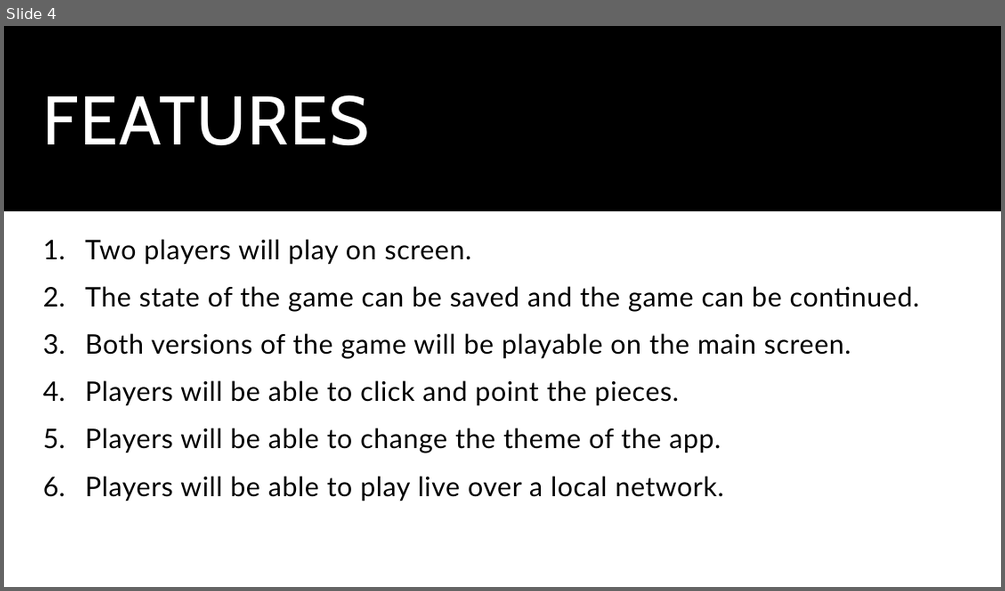
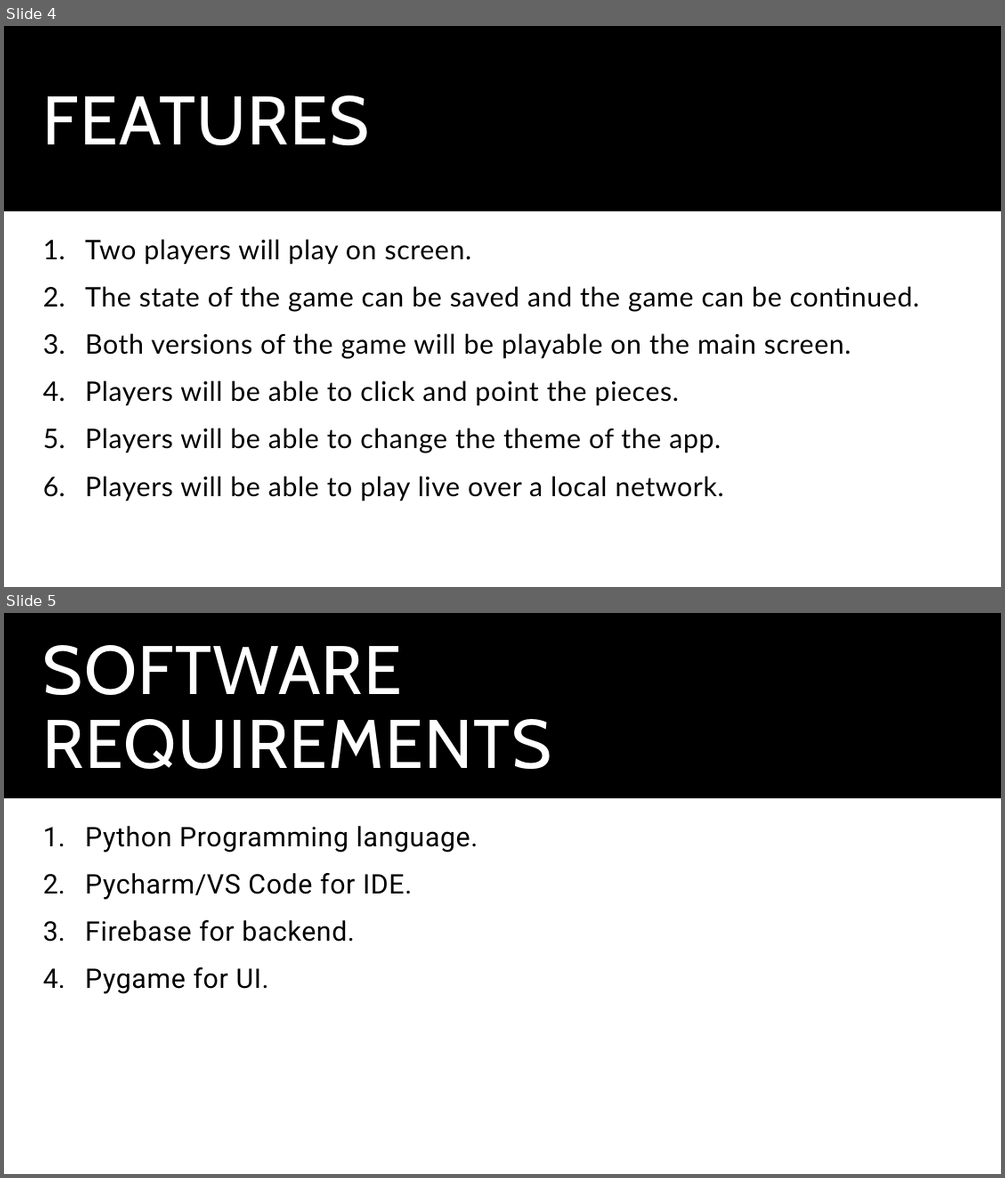
Before and after one commit to vinitop/workshop_team3, a slide deck: doc/checkers_game.pptx. Shown one above the other, each under a label of ours: slide 4 before the commit, slides 4 and 5 after it. The pictures are 1005x591 and 1005x1178 pixels, drawn with LibreOffice and Linux fonts; fonts in the diff are those of the drawing. Boxes give left, top, right and bottom in pixels: in the first picture for what was removed or moved away, otherwise in the second. Text is boxed around its words. In the diff, an @@ line names an element or a change of style, - is before the commit and + after.

Commit message:
Added software requirements

```diff
--- a/doc/checkers_game.pptx
+++ b/doc/checkers_game.pptx
@@ slide 5 added at [4,613,1001,1174], background #FFFFFF; not listed: 1 template element that a slide beside it also shows @@
@@ title added at [43,645,551,769], 66 pt, text #FFFFFF @@
+SOFTWARE REQUIREMENTS
@@ text added at [85,826,478,994], 26 pt, text #000000 @@
+1. Python Programming language.
+2. Pycharm/VS Code for IDE.
+3. Firebase for backend.
+4. Pygame for UI.
```
Also in this commit, not shown: 1 slide removed.
